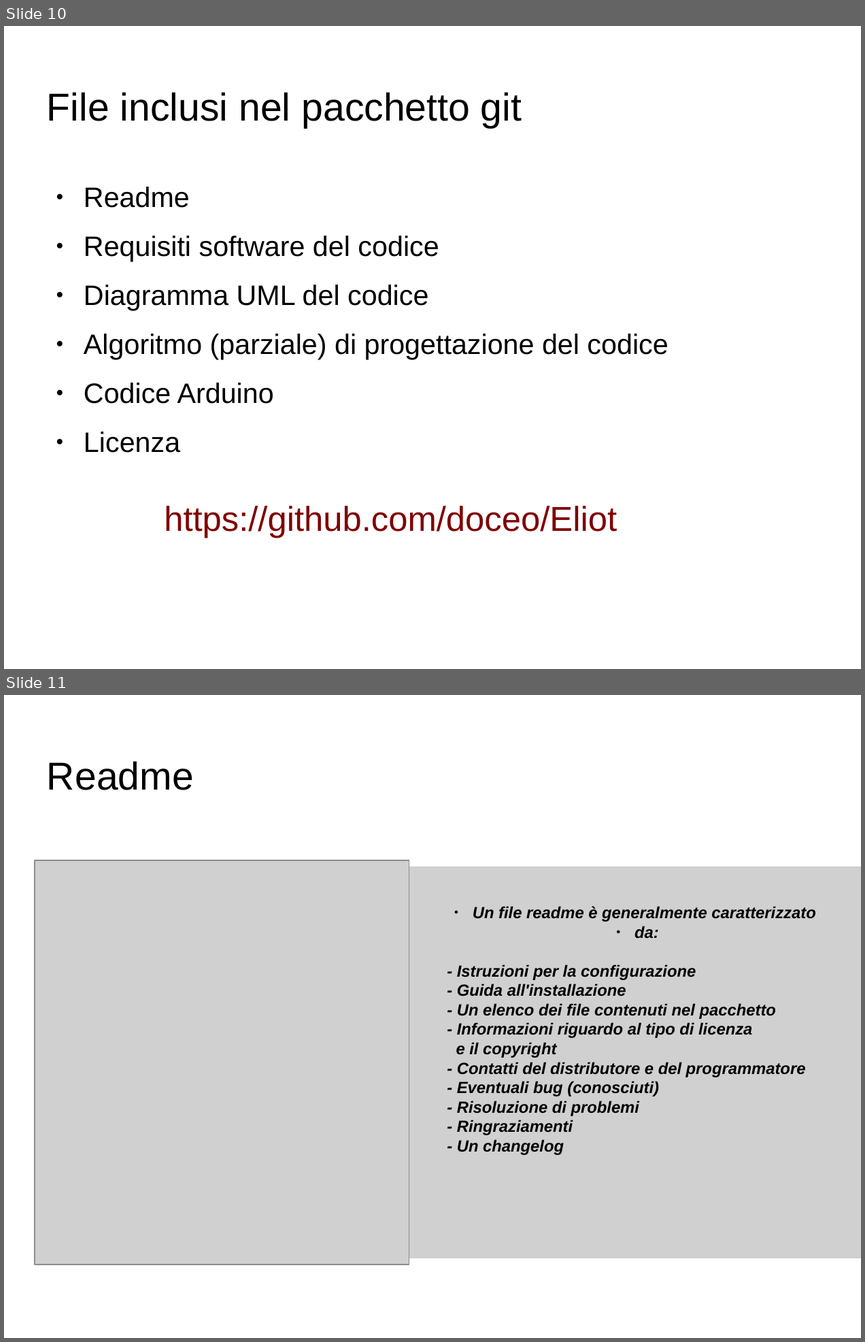
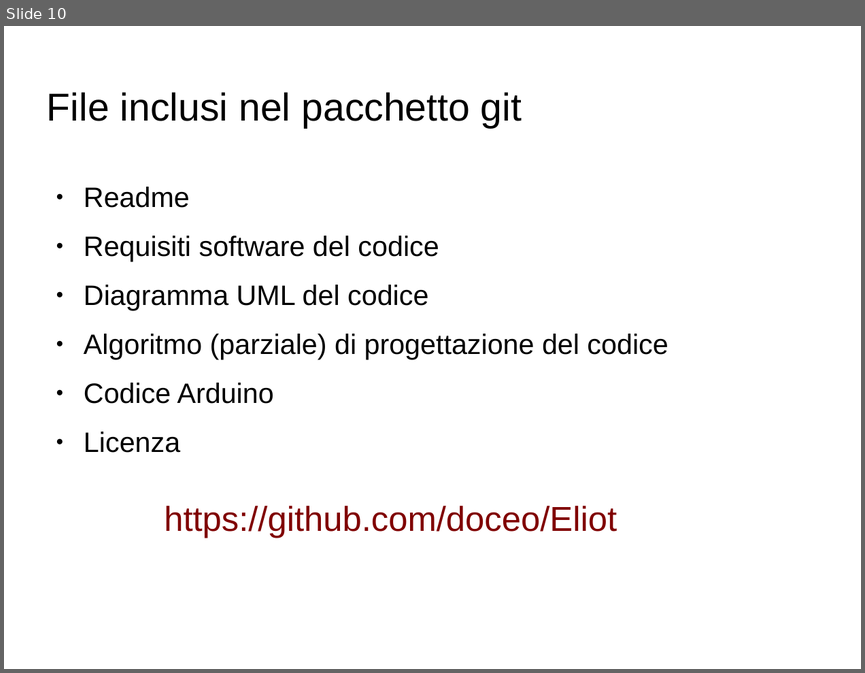
Before and after one commit to doceo/Eliot, a slide deck: Presentazione_Eliot 1.0.odp. Shown one above the other, each under a label of ours: slides 10 and 11 before the commit, slide 10 after it. The pictures are 865x1342 and 865x673 pixels, drawn with LibreOffice and Linux fonts; fonts in the diff are those of the drawing; grey boxes stand for pictures; background and template pictures are left out. Boxes give left, top, right and bottom in pixels: in the first picture for what was removed or moved away, otherwise in the second. Text is boxed around its words. In the diff, an @@ line names an element or a change of style, - is before the commit and + after.

```diff
--- a/Presentazione_Eliot 1.0.odp
+++ b/Presentazione_Eliot 1.0.odp
@@ slide 11 removed at [4,695,861,1338], background picture (left out) @@
@@ title removed at [47,761,194,790] @@
-Readme
@@ picture removed at [35,861,409,1265] @@
@@ picture removed at [409,866,861,1258] @@
-● Un file readme è generalmente caratterizzato
-● da:
-- Istruzioni per la configurazione
-- Guida all'installazione
-- Un elenco dei file contenuti nel pacchetto
-- Informazioni riguardo al tipo di licenza
-e il copyright
-- Contatti del distributore e del programmatore
-- Eventuali bug (conosciuti)
-- Risoluzione di problemi
-- Ringraziamenti
-- Un changelog
```
Also in this commit, not shown: 7 slides changed, 1 slide added, 2 other files.
